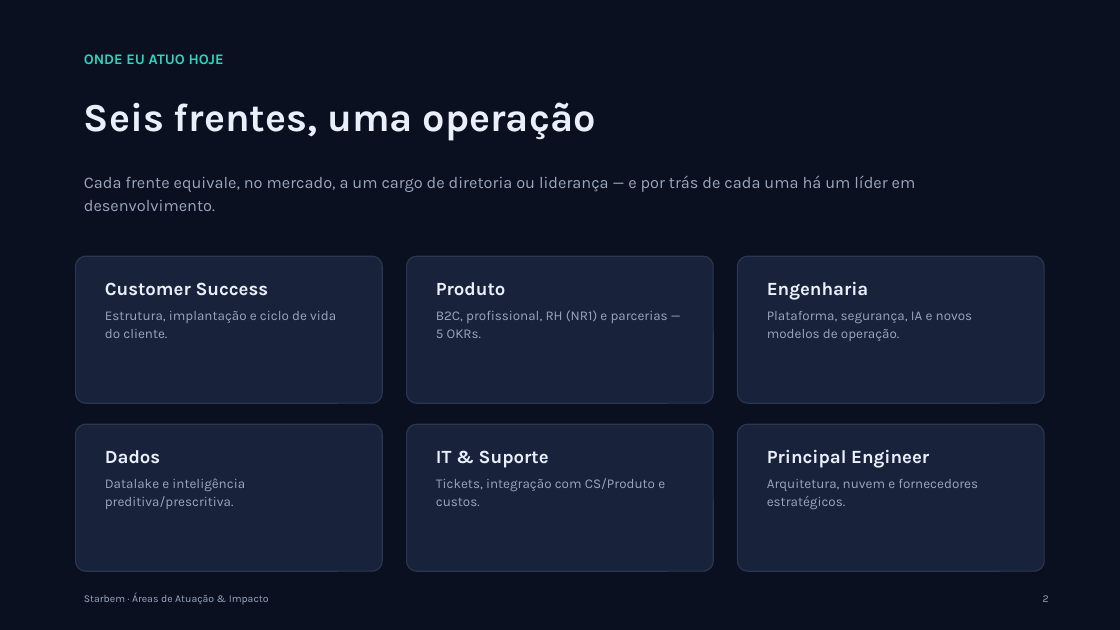
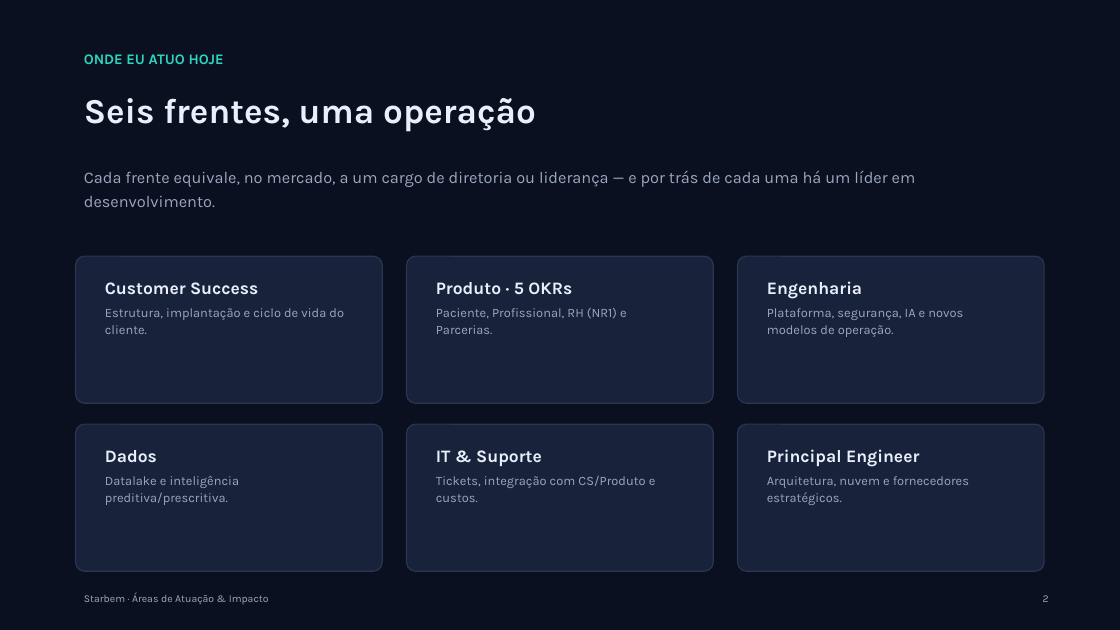
Before and after one commit to renato-dmb/agenda-facil, a slide deck: slide 2 of docs/conversa-ceo/apresentacao.pptx. Drawn at 1120x630 pixels with LibreOffice and Linux fonts; fonts in the diff are those of the drawing. Boxes give left, top, right and bottom in pixels: in the first picture for what was removed or moved away, otherwise in the second. Text is boxed around its words. In the diff, an @@ line names an element or a change of style, - is before the commit and + after.

```diff
--- a/docs/conversa-ceo/apresentacao.pptx
+++ b/docs/conversa-ceo/apresentacao.pptx
@@ text "Seis frentes, uma operação" at (84,98,536,132): size 34 to 30 pt @@
@@ text "Cada frente equivale, no mercado, ...": place and size @@
-text "Cada frente equivale, no mercado, ..." at (84,175,916,211)
+text "Cada frente equivale, no mercado, ..." at (84,170,916,207)
@@ text "Customer Success" at (105,282,344,334): size 16 to 15 pt in "Customer Success"; size 11.5 to 11 pt in "Estrutura, implantação e ciclo de vida do ..."; line spacing 1.15 to 1.12 @@
@@ text at (436,282,627,334): text changed; size 11.5 to 11 pt @@
-Produto
-B2C, profissional, RH (NR1) e parcerias — 5 OKRs.
+Produto · 5 OKRs
+Paciente, Profissional, RH (NR1) e Parcerias.
@@ text "Engenharia" at (767,281,963,337): size 16 to 15 pt in "Engenharia"; size 11.5 to 11 pt in "Plataforma, segurança, IA e novos modelos de ..."; line spacing 1.15 to 1.12 @@
@@ text "Dados" at (105,450,240,505): size 16 to 15 pt in "Dados"; size 11.5 to 11 pt in "Datalake e inteligência preditiva/prescritiva."; line spacing 1.15 to 1.12 @@
@@ text "IT & Suporte" at (436,450,656,502): size 16 to 15 pt in "IT & Suporte"; size 11.5 to 11 pt in "Tickets, integração com CS/Produto e custos."; line spacing 1.15 to 1.12 @@
@@ proportions changed in 6 elements at (76,256,382,403), (407,256,713,403), (738,256,1044,403), (76,424,382,571), (407,424,713,571), (738,424,1044,571) @@
@@ text "Principal Engineer" at (767,449,969,505): size 16 to 15 pt in "Principal Engineer"; size 11.5 to 11 pt in "Arquitetura, nuvem e fornecedores estratégicos."; line spacing 1.15 to 1.12 @@
```
Also in this commit, not shown: 9 other slides changed, 8 slides added, 1 slide removed, 2 other files.
